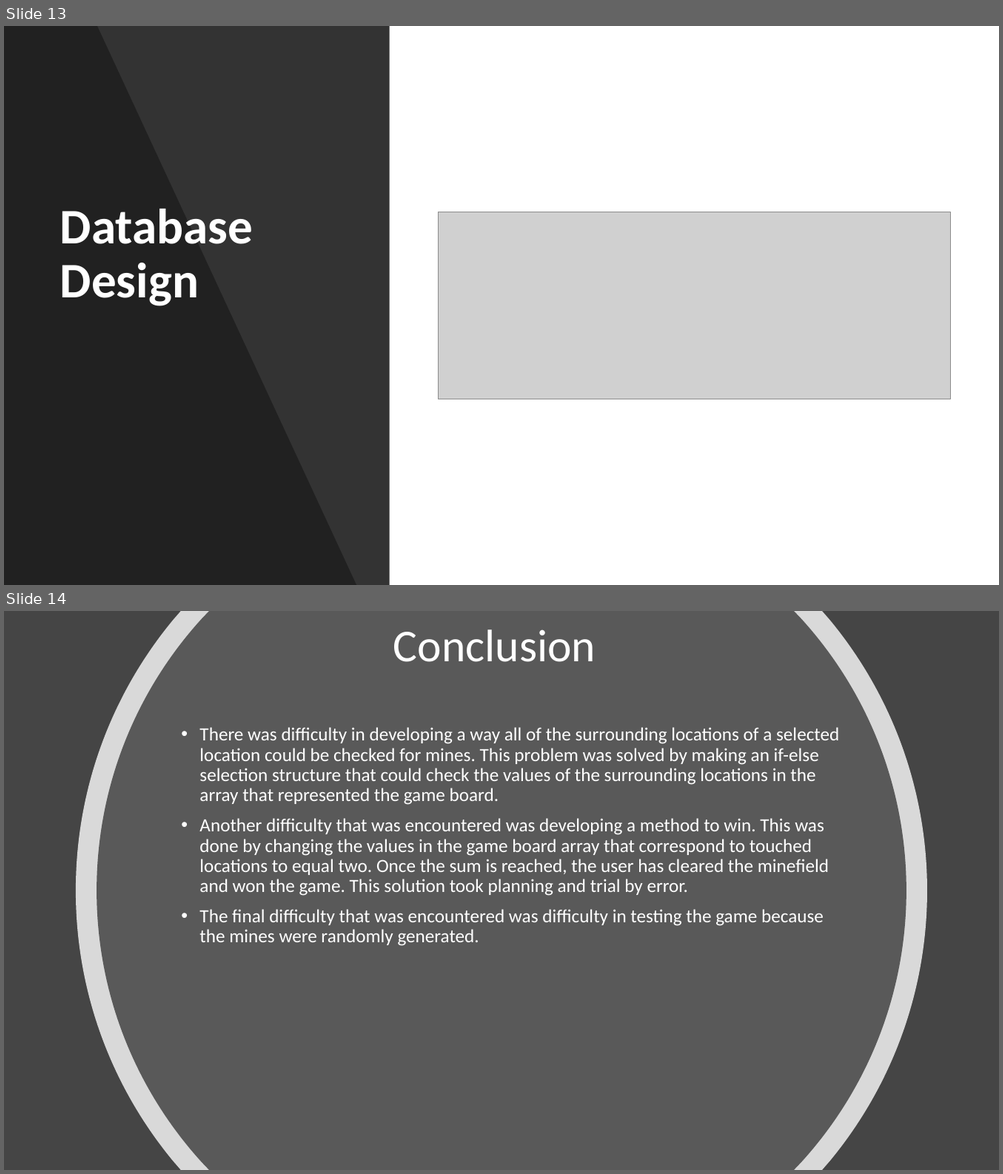
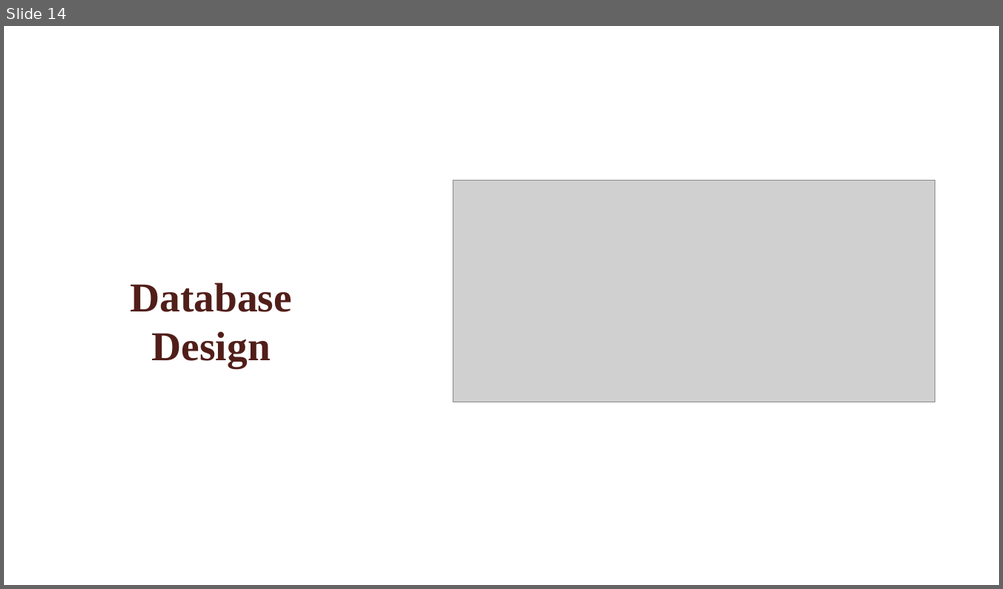
Before and after one commit to VikalpRusia/MineSweeper, a slide deck: documents/ppt/minesweeper_ppt.pptx. Shown one above the other, each under a label of ours: slides 13 and 14 before the commit, slide 14 after it. The pictures are 1003x1174 and 1003x589 pixels, drawn with LibreOffice and Linux fonts; fonts in the diff are those of the drawing; grey boxes stand for pictures; background and template pictures are left out. Boxes give left, top, right and bottom in pixels: in the first picture for what was removed or moved away, otherwise in the second. Text is boxed around its words. In the diff, an @@ line names an element or a change of style, - is before the commit and + after.

```diff
--- a/documents/ppt/minesweeper_ppt.pptx
+++ b/documents/ppt/minesweeper_ppt.pptx
@@ slide 14 removed at bbox=[4, 611, 999, 1170], background #454545 @@
@@ freeform shape removed at bbox=[76, 611, 927, 1170] @@
@@ freeform shape removed at bbox=[96, 611, 906, 1170] @@
@@ title removed at bbox=[393, 629, 595, 662] @@
-Conclusion
@@ text removed at bbox=[199, 727, 839, 946] @@
-• There was difficulty in developing a way all of the surrounding locations of a selected location could be checked for mines. This problem was solved by making an if-else selection structure that could check the values of the surrounding locations in the array that represented the game board.
-• Another difficulty that was encountered was developing a method to win. This was done by changing the values in the game board array that correspond to touched locations to equal two. Once the sum is reached, the user has cleared the minefield and won the game. This solution took planning and trial by error.
-• The final difficulty that was encountered was difficulty in testing the game because the mines were randomly generated.
@@ what was slide 13 is now slide 14 @@
@@ slide 14 changed as well @@
@@ rectangle removed at bbox=[4, 26, 390, 585] @@
@@ freeform shape removed at bbox=[4, 26, 356, 585] @@
@@ picture: place and size @@
-picture at bbox=[438, 212, 950, 399]
+picture at bbox=[453, 181, 935, 403]
@@ title "Database Design": place and size @@
-title "Database Design" at bbox=[53, 118, 340, 312]
+title "Database Design" at bbox=[68, 210, 355, 374]
@@ title "Database Design" at bbox=[68, 210, 355, 374]: size 48 to 39.6 pt, font Calibri to Times New Roman, text colour #FFFFFF to #511E19; alignment left to centre; line spacing 0.9 to 1 @@
```
Also in this commit, not shown: 10 other slides changed, 6 slides added, 2 other slides removed.
